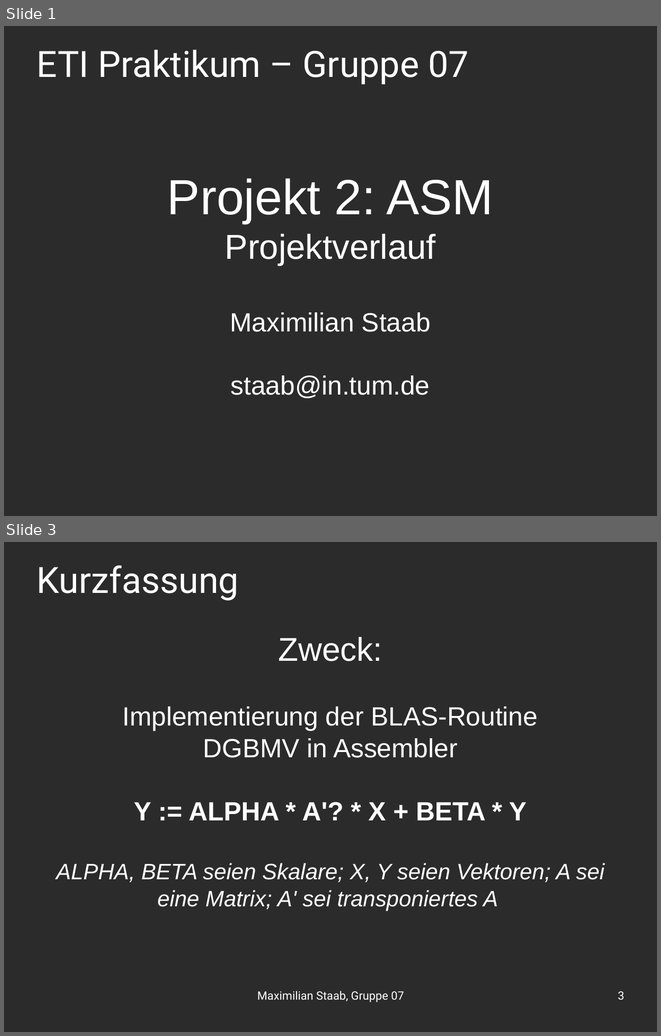
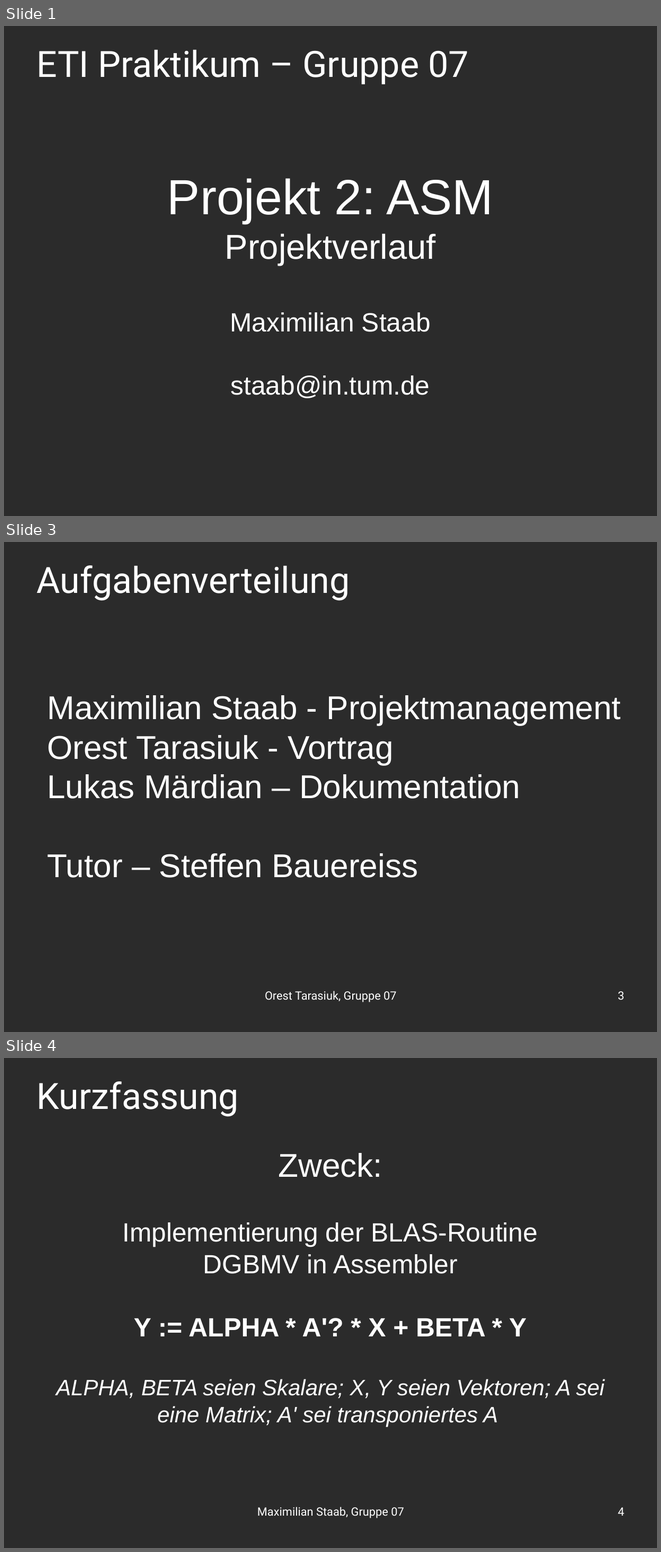
Before and after one commit to OrestTa/etip, a slide deck: Projekt2/Protokolle/verlauf2.odp. Shown one above the other, each under a label of ours: slides 1 and 3 before the commit, slides 1, 3 and 4 after it; the slides between them are not shown. The pictures are 661x1036 and 661x1552 pixels, drawn with LibreOffice and Linux fonts; fonts in the diff are those of the drawing; background and template pictures are left out; a plain dark background stands for a picture behind light text. Boxes give left, top, right and bottom in pixels: in the first picture for what was removed or moved away, otherwise in the second. Text is boxed around its words. In the diff, an @@ line names an element or a change of style, - is before the commit and + after.

```diff
--- a/Projekt2/Protokolle/verlauf2.odp
+++ b/Projekt2/Protokolle/verlauf2.odp
@@ slide 3 added at box(4, 542, 657, 1032), background picture (left out) @@
@@ title added at box(37, 565, 350, 601), 44 pt, text #FFFFFF @@
+Aufgabenverteilung
@@ subtitle added at box(47, 695, 621, 877), 40 pt, text #FFFFFF @@
+Maximilian Staab - Projektmanagement
+Orest Tarasiuk - Vortrag
+Lukas Märdian – Dokumentation
+Tutor – Steffen Bauereiss
@@ text added at box(265, 990, 396, 1002), 14 pt, text #FFFFFF @@
+Orest Tarasiuk, Gruppe 07
@@ page number added at box(618, 991, 624, 999), 14 pt, text #FFFFFF @@
+3
@@ what was slide 3 is now slide 4 @@
@@ page number at box(618, 1507, 624, 1515): text changed @@
-3
+4
```
Also in this commit, not shown: 3 slides changed, 1 other file.
